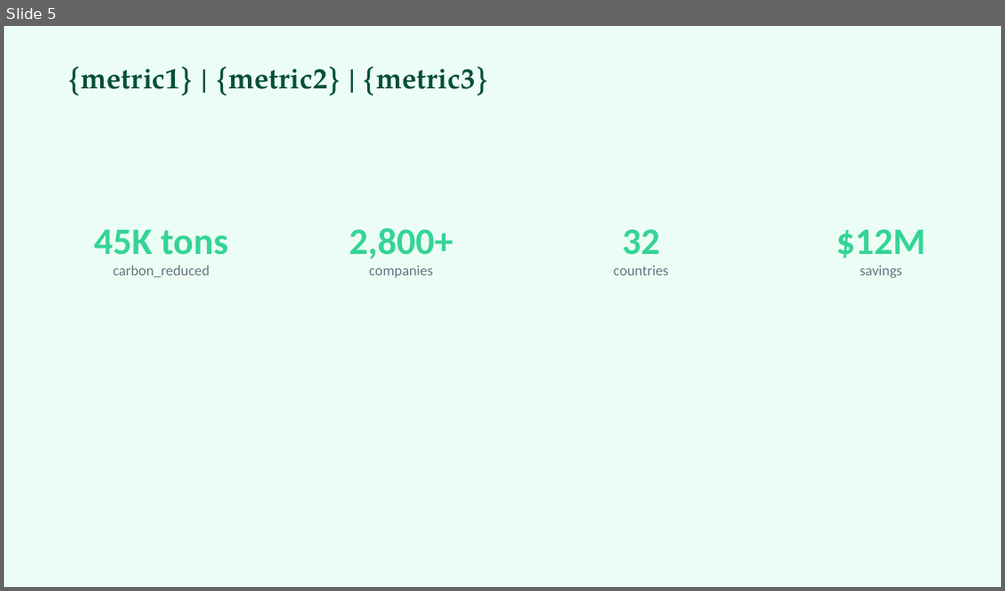
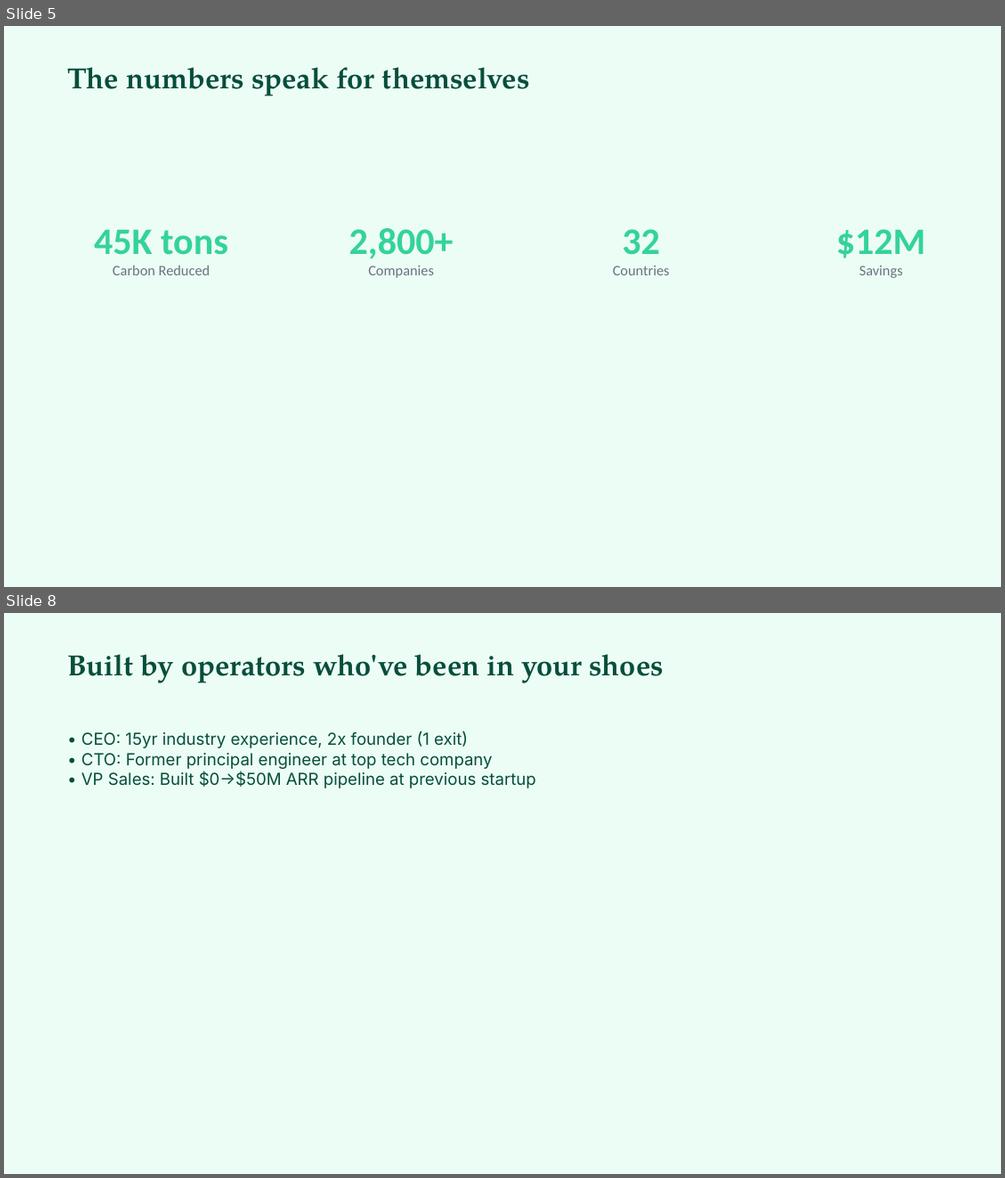
Before and after one commit to sunchaokun/PPT-Design-Skill, a slide deck: examples/05-sustainability-report.pptx. Shown one above the other, each under a label of ours: slide 5 before the commit, slides 5 and 8 after it; the slides between them are not shown. The pictures are 1005x591 and 1005x1178 pixels, drawn with LibreOffice and Linux fonts; fonts in the diff are those of the drawing. Boxes give left, top, right and bottom in pixels: in the first picture for what was removed or moved away, otherwise in the second. Text is boxed around its words. In the diff, an @@ line names an element or a change of style, - is before the commit and + after.

```diff
--- a/examples/05-sustainability-report.pptx
+++ b/examples/05-sustainability-report.pptx
@@ slide 8 added at [4, 613, 1001, 1174], background #ECFDF5 @@
@@ text added at [67, 654, 663, 683], 28 pt, text #064E3B, bold @@
+Built by operators who've been in your shoes
@@ text added at [81, 731, 536, 788], 16 pt, text #064E3B @@
+• CEO: 15yr industry experience, 2x founder (1 exit)
+• CTO: Former principal engineer at top tech company
+• VP Sales: Built $0→$50M ARR pipeline at previous startup
@@ slide 5 changed as well @@
@@ text at [67, 67, 530, 96]: text changed @@
-{metric1} | {metric2} | {metric3}
+The numbers speak for themselves
@@ text at [113, 265, 210, 275]: text changed @@
-carbon_reduced
+Carbon Reduced
@@ text at [368, 265, 434, 278]: text changed @@
-companies
+Companies
@@ text at [613, 265, 670, 275]: text changed @@
-countries
+Countries
@@ text at [859, 265, 903, 278]: text changed @@
-savings
+Savings
```
Also in this commit, not shown: 1 other slide changed, 7 other slides added, 8 slides removed, 8 other files.
